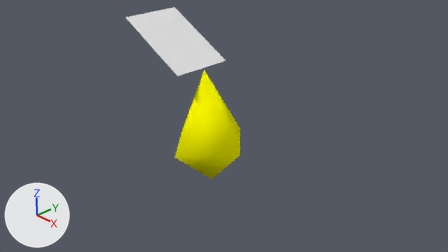
The Blender file arm9/art/pikmin_seed.blend: old version first, new version second.
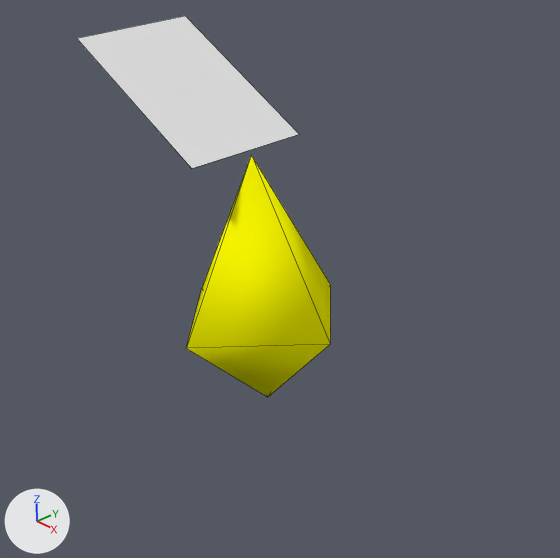
Old and new are each drawn from the file's camera 'Camera' and again close up on the part from 20% to 77% of the width and 0% to 100% of the height. The axes (+X, +Y, +Z) are drawn at lower left. The lights are the same throughout. The close-ups show mesh edges as thin lines. The same objects are shown in both versions, whatever each file hides.

In view in the first close-up: 'yellow_seed'.
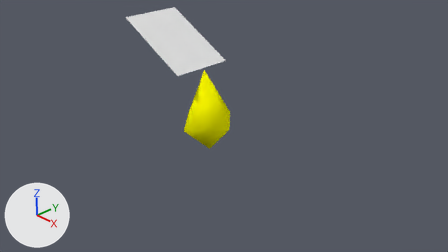
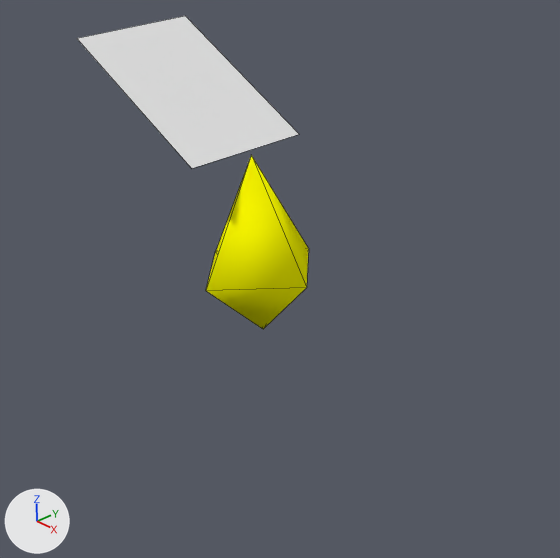
Scene script edits in JSON lines:
```json
{"block": "me_cone_001", "where": "me_cone_001.from_pydata(...)  # 10 vertices, 9 faces; spans x -1.93..1.0, y -1.0..1.0, z -2.78..0.87"}
{"block": "me_cone_001", "where": "# used by ob_yellow_seed; location = (0.0, 0.0, 1.8)"}
{"block": "me_cone_001", "change": "me_cone_001 part 1: the loose piece of 6 vertices spanning x -1.0..1.0, y -1.0..1.0, z -2.78..-0.07 is scaled about its middle by 0.7, then moved by (-0.03, 0.0, 0.41)"}
```

What differs and where, as boxes [x1, y1, x2, y2] in the close-ups (560 x 558 px; the box of a moved part takes in the faces that stretch with it):
```json
{"object": "yellow_seed", "change": "reshaped", "before": [77, 16, 330, 397], "after": [77, 16, 309, 329], "on screen": "8% narrower, 18% shorter"}
{"part": 1, "of": "me_cone_001", "change": "moved or reshaped", "before": [186, 155, 330, 397], "after": [206, 155, 309, 329]}
```
